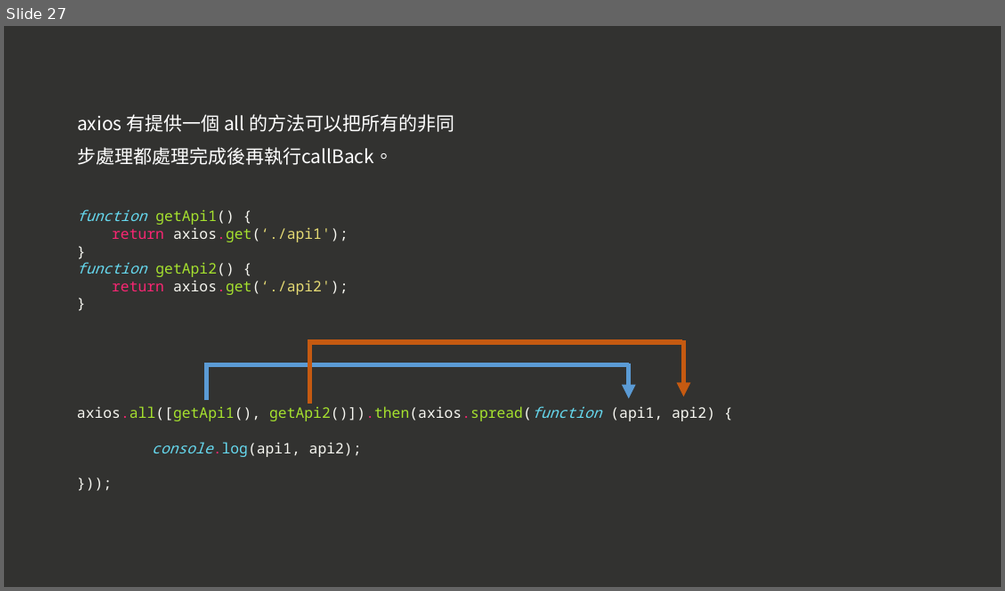
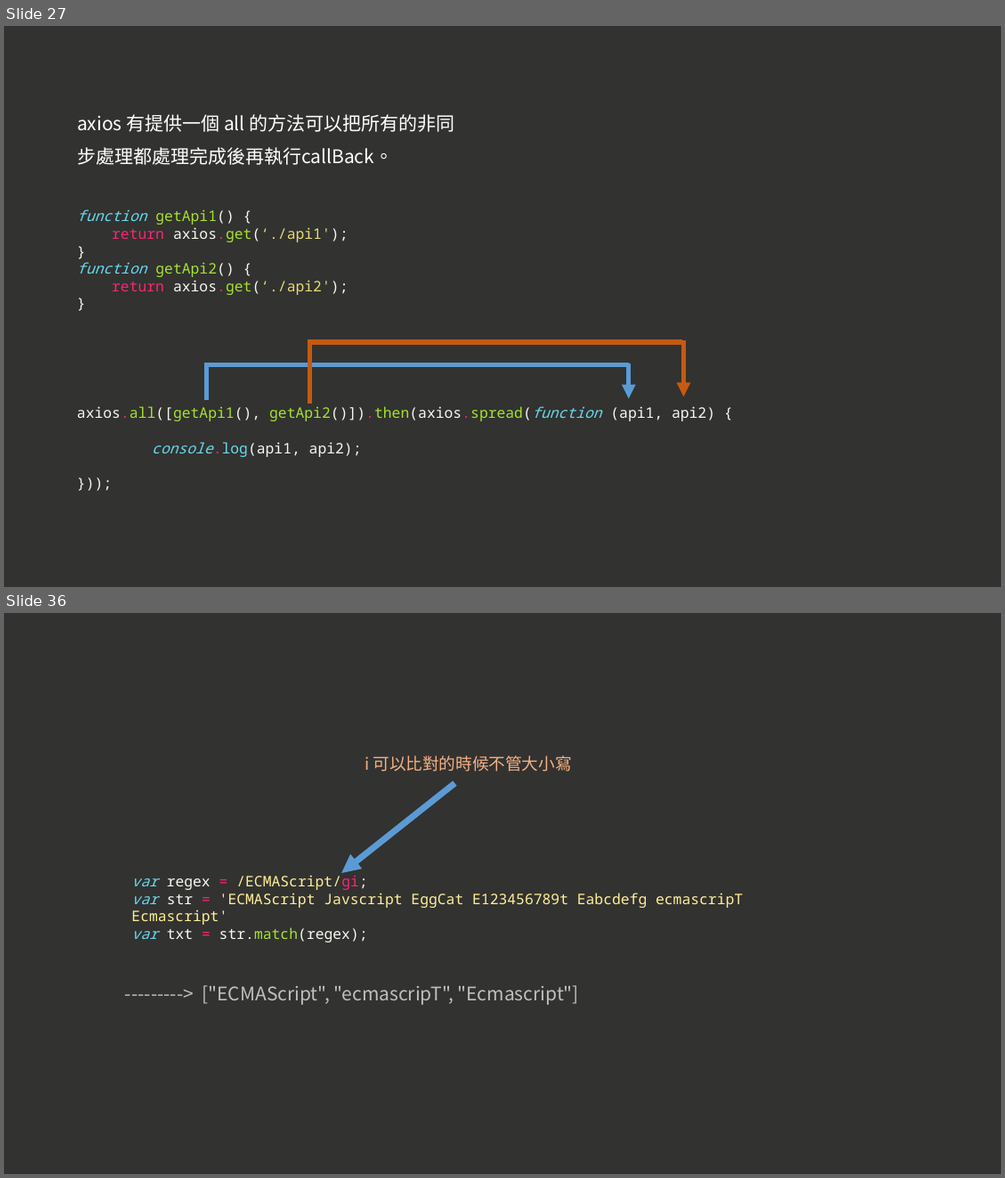
Before and after one commit to a23246542/JS_course_Intermediate_example, a slide deck: 現代 JavaScript 職人之路｜ 中階篇.pptx. Shown one above the other, each under a label of ours: slide 27 before the commit, slides 27 and 36 after it; the slides between them are not shown. The pictures are 1005x591 and 1005x1178 pixels, drawn with LibreOffice and Linux fonts; fonts in the diff are those of the drawing. Boxes give left, top, right and bottom in pixels: in the first picture for what was removed or moved away, otherwise in the second. Text is boxed around its words. In the diff, an @@ line names an element or a change of style, - is before the commit and + after.

```diff
--- a/現代 JavaScript 職人之路｜ 中階篇.pptx
+++ b/現代 JavaScript 職人之路｜ 中階篇.pptx
@@ slide 36 added at (4, 613, 1001, 1174), background #323230 @@
@@ text added at (364, 755, 572, 771), 16 pt, text #F4B183 @@
+i 可以比對的時候不管大小寫
@@ arrow added from (455, 784) to (341, 873), #5B9BD5 6 pt @@
@@ text added at (131, 875, 743, 942), 14 pt, text #FFEE99 @@
+var regex = /ECMAScript/gi;
+var str = 'ECMAScript Javscript EggCat E123456789t Eabcdefg ecmascripT Ecmascript'
+var txt = str.match(regex);
@@ text added at (202, 985, 579, 1005), 18 pt, text #BFBFBF @@
+---------> ["ECMAScript", "ecmascripT", "Ecmascript"]
```
Also in this commit, not shown: 14 other slides added, 2 slides removed, 2 other files.
